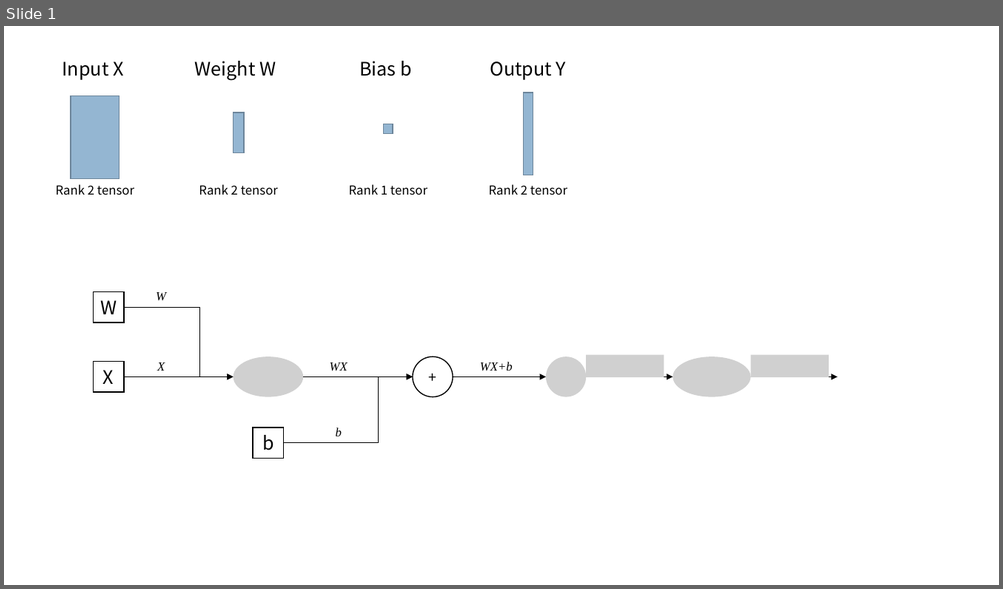
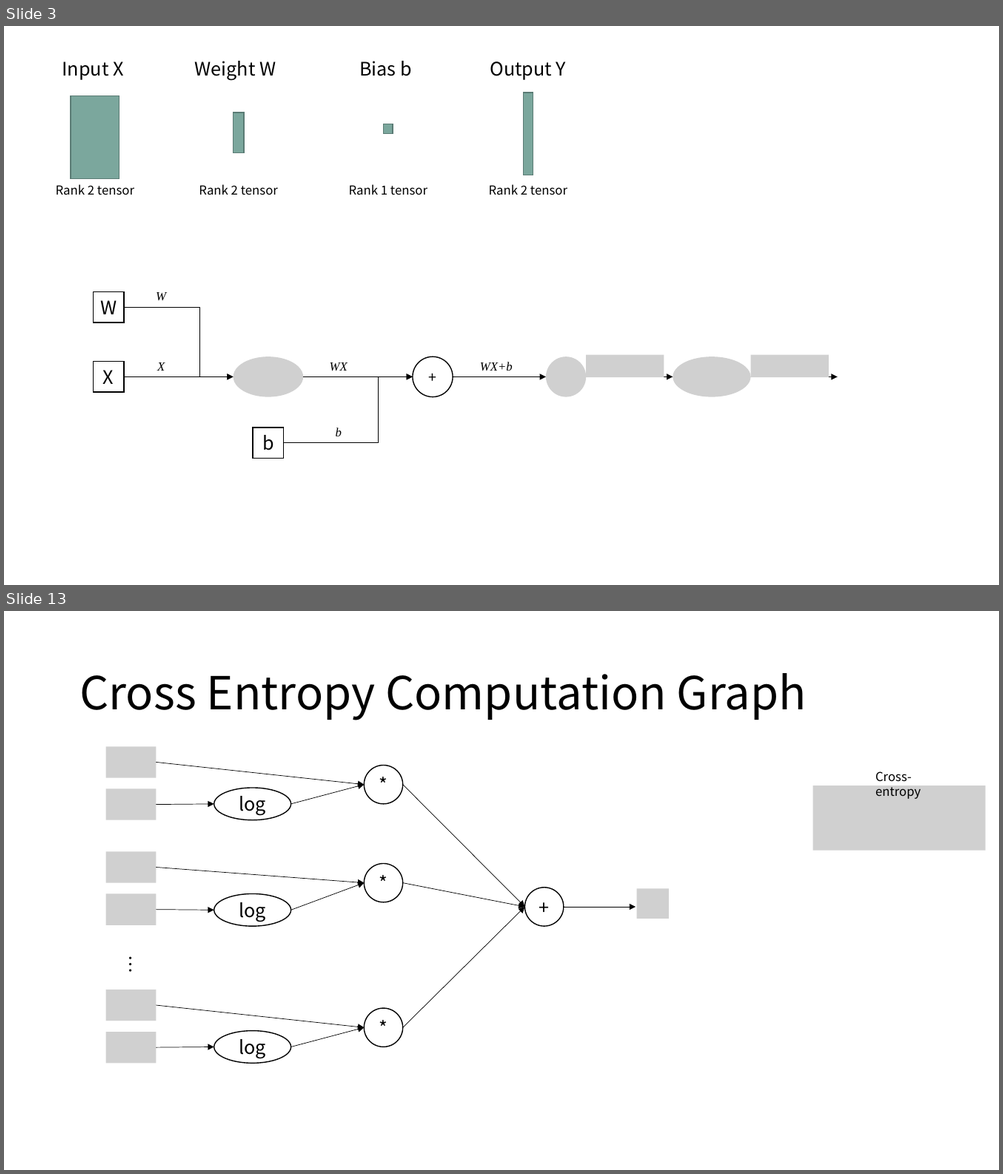
Before and after one commit to taeminlee/taeminlee.github.io_backupo, a slide deck: assets/figures.pptx. Shown one above the other, each under a label of ours: slide 1 before the commit, slides 3 and 13 after it; the slides between them are not shown. The pictures are 1003x589 and 1003x1174 pixels, drawn with LibreOffice and Linux fonts; fonts in the diff are those of the drawing; grey boxes stand for pictures. Boxes give left, top, right and bottom in pixels: in the first picture for what was removed or moved away, otherwise in the second. Text is boxed around its words. In the diff, an @@ line names an element or a change of style, - is before the commit and + after.

```diff
--- a/assets/figures.pptx
+++ b/assets/figures.pptx
@@ slide 13 added at [4,611,999,1170], background #FFFFFF @@
@@ title added at [79,673,806,721], 44 pt, text #000000 @@
+Cross Entropy Computation Graph
@@ picture added at [105,747,156,778] @@
@@ arrow added from (156, 763) to (364, 785), #000000 0.5 pt @@
@@ ellipse added at [364,766,402,804], fill #FFFFFF, outline #000000 1 pt, 18 pt, text #000000 @@
+*
@@ ellipse added at [213,788,290,820], fill #FFFFFF, outline #000000 1 pt, 18 pt, text #000000 @@
+log
@@ arrow added from (291, 804) to (364, 785), #000000 0.5 pt @@
@@ arrow added from (402, 785) to (525, 907), #000000 0.5 pt @@
@@ picture added at [813,786,985,851] @@
@@ text added at [875,772,920,799], 12 pt, text #000000 @@
+Cross-entropy
@@ picture added at [105,789,156,820] @@
@@ arrow added from (156, 805) to (213, 804), #000000 0.5 pt @@
@@ picture added at [105,852,156,883] @@
@@ arrow added from (156, 868) to (364, 883), #000000 0.5 pt @@
@@ ellipse added at [364,864,402,903], fill #FFFFFF, outline #000000 1 pt, 18 pt, text #000000 @@
+*
@@ picture added at [105,894,156,925] @@
@@ ellipse added at [213,894,290,925], fill #FFFFFF, outline #000000 1 pt, 18 pt, text #000000 @@
+log
@@ arrow added from (291, 910) to (364, 883), #000000 0.5 pt @@
@@ arrow added from (402, 883) to (525, 907), #000000 0.5 pt @@
@@ ellipse added at [525,888,563,926], fill #FFFFFF, outline #000000 1 pt, 18 pt, text #000000 @@
++
@@ picture added at [637,889,669,918] @@
@@ arrow added from (156, 909) to (213, 910), #000000 0.5 pt @@
@@ arrow added from (402, 1028) to (525, 907), #000000 0.5 pt @@
@@ arrow added from (563, 907) to (635, 907), #000000 0.5 pt @@
@@ text added at [116,948,146,975], 18 pt, text #000000 @@
+…
@@ picture added at [105,990,156,1022] @@
@@ arrow added from (156, 1005) to (364, 1028), #000000 0.5 pt @@
@@ ellipse added at [364,1008,402,1048], fill #FFFFFF, outline #000000 1 pt, 18 pt, text #000000 @@
+*
@@ ellipse added at [213,1031,290,1063], fill #FFFFFF, outline #000000 1 pt, 18 pt, text #000000 @@
+log
@@ arrow added from (291, 1048) to (364, 1028), #000000 0.5 pt @@
@@ picture added at [105,1033,156,1064] @@
@@ arrow added from (156, 1048) to (213, 1048), #000000 0.5 pt @@
@@ what was slide 1 is now slide 3 @@
@@ slide 3 changed as well @@
@@ fill #94B6D2 to #7BA79D; outline #6D879B 1 pt to #5B7C74 1 pt in 4 elements at [71,96,119,179], [233,113,244,153], [384,124,392,133], [523,93,533,175] @@
```
Also in this commit, not shown: 23 other slides added, 6 other files.
